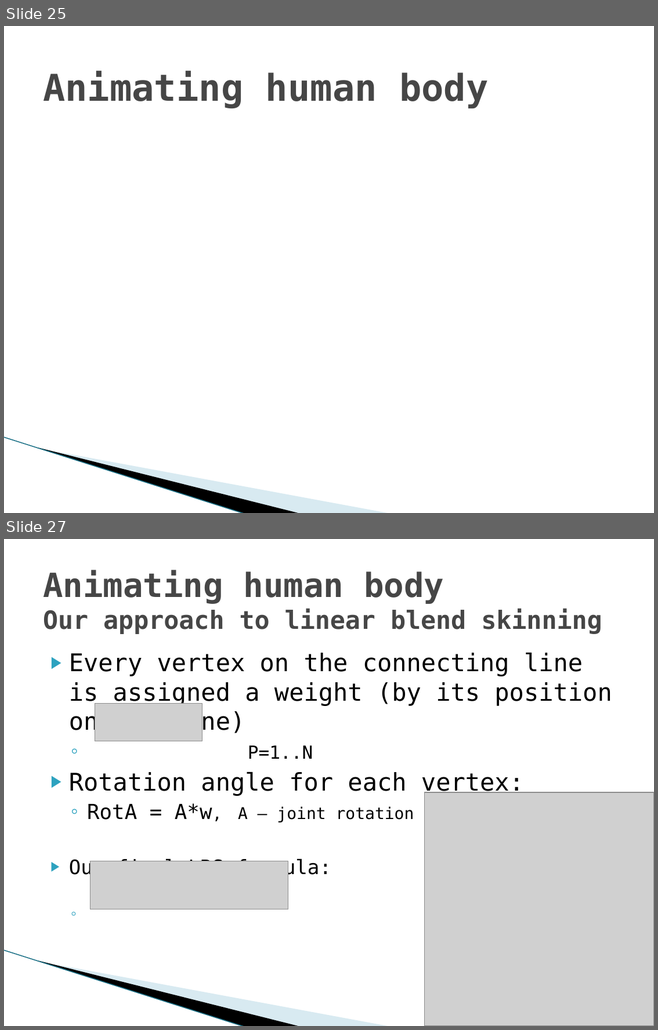
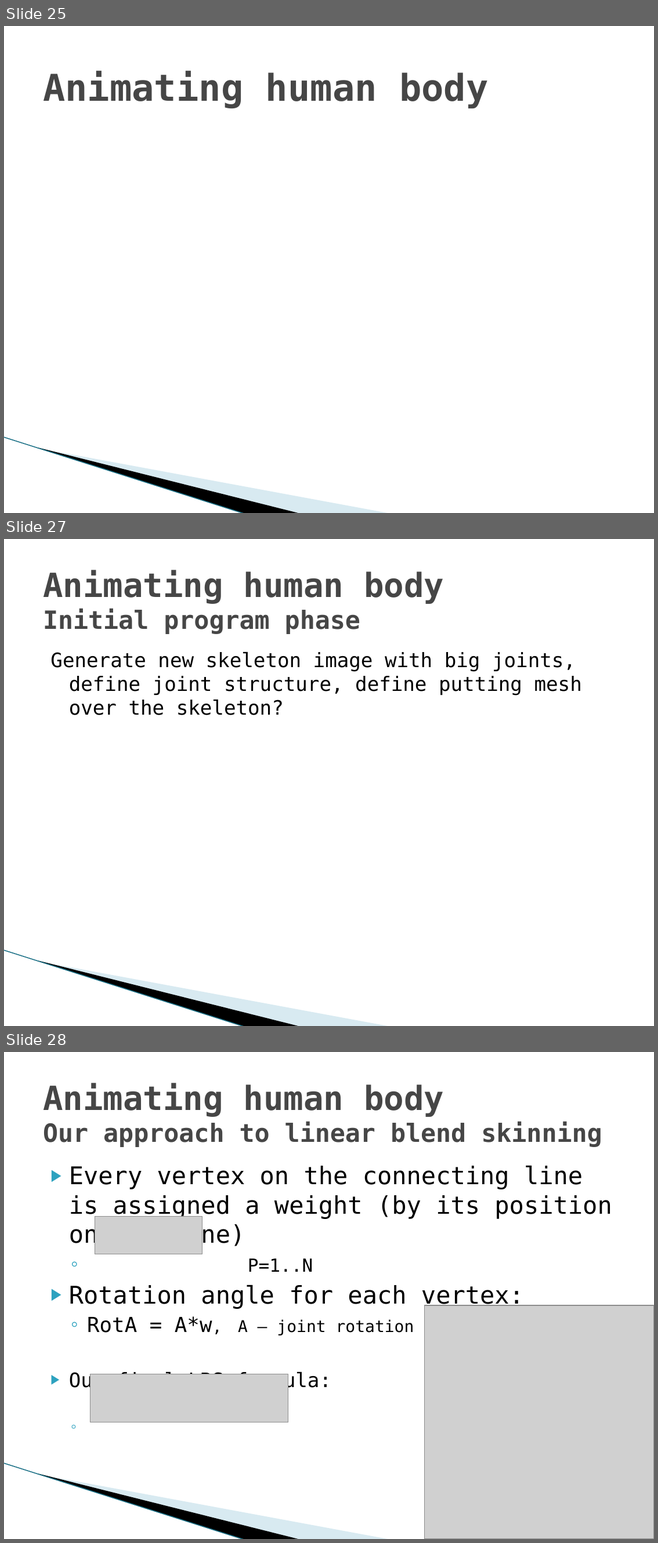
Before and after one commit to hobama/cvg01, a slide deck: docs/Presentation/Presentation.pptx. Shown one above the other, each under a label of ours: slides 25 and 27 before the commit, slides 25, 27 and 28 after it; the slides between them are not shown. The pictures are 658x1030 and 658x1543 pixels, drawn with LibreOffice and Linux fonts; fonts in the diff are those of the drawing; grey boxes stand for pictures; background and template pictures are left out. Boxes give left, top, right and bottom in pixels: in the first picture for what was removed or moved away, otherwise in the second. Text is boxed around its words. In the diff, an @@ line names an element or a change of style, - is before the commit and + after.

```diff
--- a/docs/Presentation/Presentation.pptx
+++ b/docs/Presentation/Presentation.pptx
@@ slide 27 added at <box>4,539,654,1026</box>, background #FFFFFF; not listed: 3 template elements that a slide beside it also shows @@
@@ title added at <box>43,570,444,634</box>, 27.9 pt, text #464646, bold @@
+Animating human body
+Initial program phase
@@ text added at <box>50,652,582,715</box>, 22 pt, text #000000 @@
+Generate new skeleton image with big joints, define joint structure, define putting mesh over the skeleton?
@@ what was slide 27 is now slide 28 @@
```
Also in this commit, not shown: 7 slides changed, 3 other slides added.
